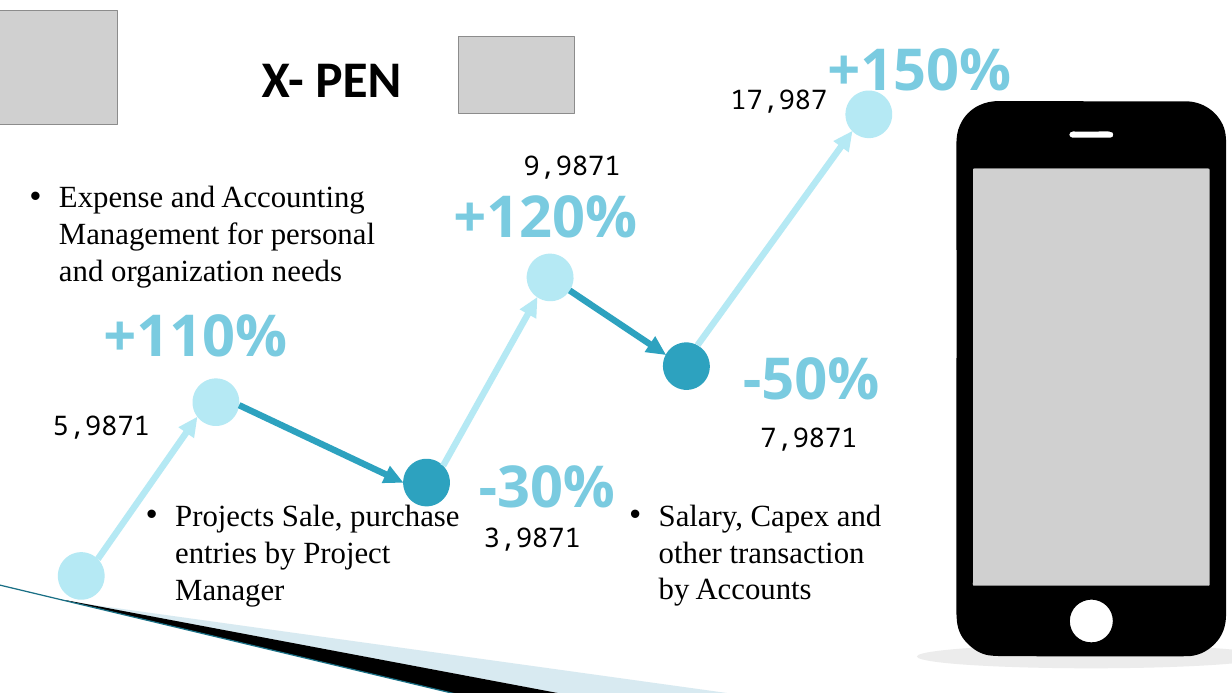
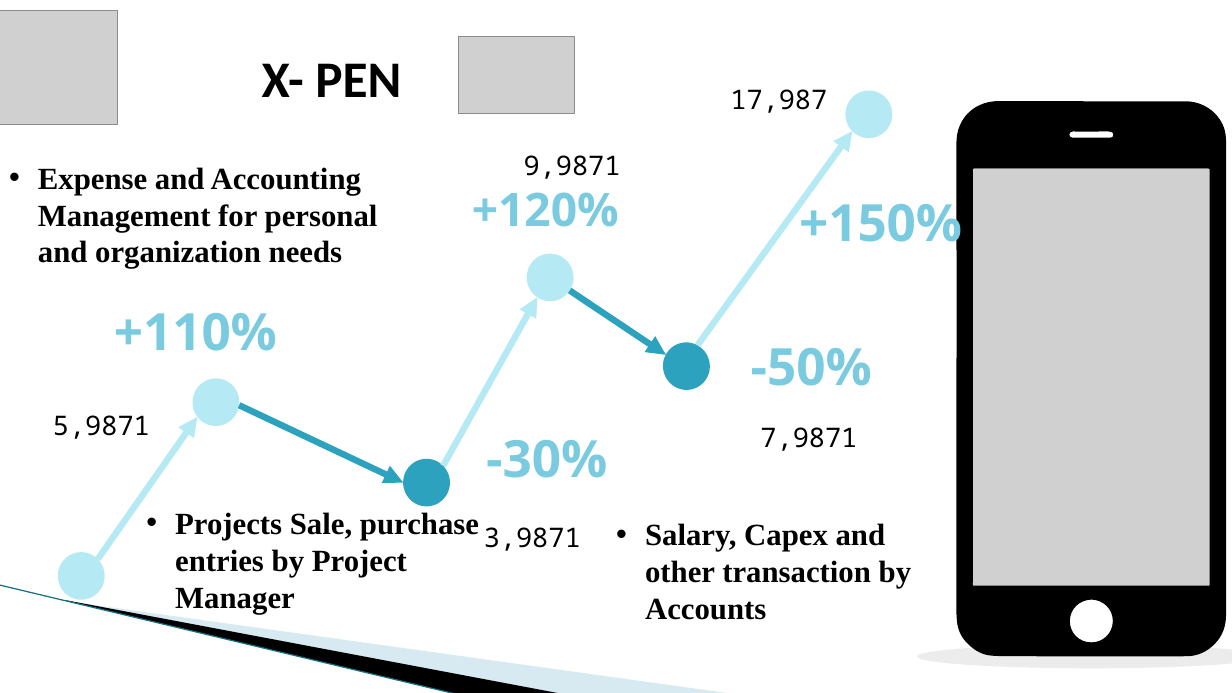
Before and after one commit to Anvisys/Documents, a slide deck: slide 13 of Anvisys technology presentation.pptx. Drawn at 1232x693 pixels with LibreOffice and Linux fonts; fonts in the diff are those of the drawing; grey boxes stand for pictures; background and template pictures are left out. Boxes give left, top, right and bottom in pixels: in the first picture for what was removed or moved away, otherwise in the second. Text is boxed around its words. In the diff, an @@ line names an element or a change of style, - is before the commit and + after.

```diff
--- a/Anvisys technology presentation.pptx
+++ b/Anvisys technology presentation.pptx
@@ text "Expense and Accounting Management for ...": place and size @@
-text "Expense and Accounting Management for ..." at box(59, 185, 375, 287)
+text "Expense and Accounting Management for ..." at box(38, 167, 378, 269)
@@ text "+120%" at box(472, 192, 619, 227): size 45 to 36 pt @@
@@ size 45 to 40 pt in 4 elements at box(114, 313, 277, 351), box(751, 348, 872, 386), box(486, 440, 607, 478), box(799, 194, 962, 255) @@
@@ text "+150%": place and size @@
-text "+150%" at box(827, 48, 1011, 105)
+text "+150%" at box(799, 194, 962, 255)
@@ text "-30%": place and size @@
-text "-30%" at box(479, 465, 615, 508)
+text "-30%" at box(486, 440, 607, 478)
@@ text "Projects Sale, purchase entries by ...": place and size @@
-text "Projects Sale, purchase entries by ..." at box(175, 502, 459, 606)
+text "Projects Sale, purchase entries by ..." at box(175, 512, 479, 614)
@@ bold on in 3 elements at box(175, 512, 479, 614), box(38, 167, 378, 269), box(645, 523, 912, 620) @@
@@ text "Salary, Capex and other transaction ...": place and size @@
-text "Salary, Capex and other transaction ..." at box(659, 504, 881, 606)
+text "Salary, Capex and other transaction ..." at box(645, 523, 912, 620)
```
Also in this commit, not shown: 1 other slide changed, 3 other files.
